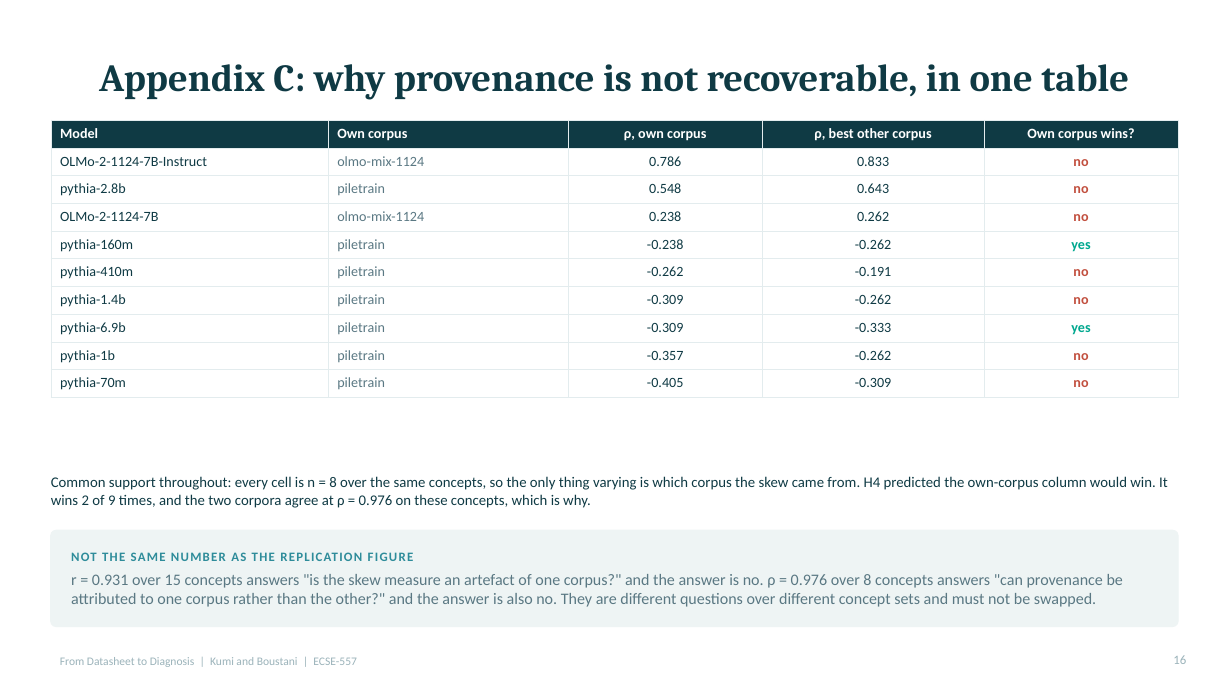
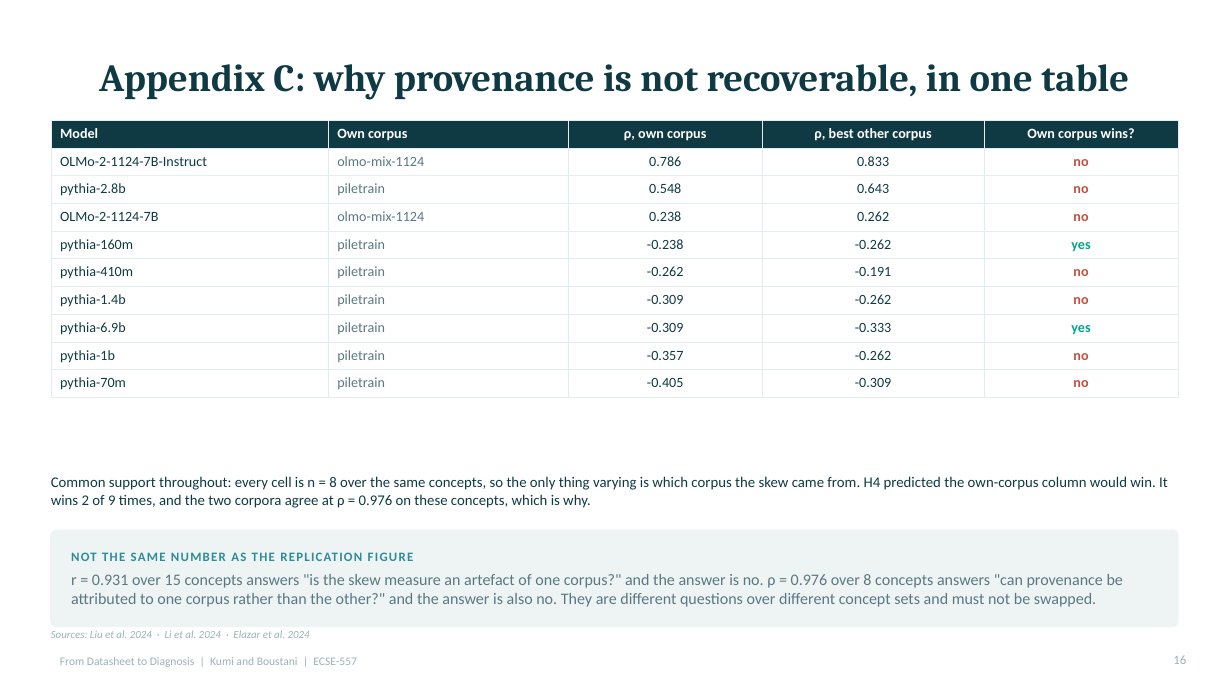
Before and after one commit to Evans-Junior/datasheet-to-diagnosis-audit, a slide deck: slide 16 of Datasheet_to_Diagnosis_Talk.pptx. Drawn at 1232x693 pixels with LibreOffice and Linux fonts; fonts in the diff are those of the drawing. Boxes give left, top, right and bottom in pixels: in the first picture for what was removed or moved away, otherwise in the second. Text is boxed around its words. In the diff, an @@ line names an element or a change of style, - is before the commit and + after.

Commit message:
Render every citation from one file, and show the gap in them
The talk deck had no reference list. Typing a bibliography onto two slides
would have created the defect this repo has logged five times: a derived
artefact with nothing tying it to its source. So docs/references.json is the
single source, figures.js reads it, and cite(id) throws on an unknown id
because a mistyped attribution must stop the build rather than print a blank
where a credit belongs. Each entry records which project document verified it.

The part worth defending is the gap. Only 15 of 25 live vignettes have a formal
citation of record; three more have a guideline identifier and no citation, and
seven have neither. All ten are quoted at first hand in the compendium and
author-reviewed against that quote, so they are sourced but not cited. The
references slide names all ten rather than dropping them, because a list that
silently omits ten of twenty-five reads as a complete one, which is the same
failure the deck criticises the Pile datasheet for two slides earlier.

check_references.py gates the file against the live vignette set in both
directions and refuses a verified claim with no DOI and no named identifier. It
caught the GINA entry on the first run.

The render caught two bugs in the citation shortener: it read 2101 out of
arXiv:2101.00027 as a year, and it missed multi-author works whose citation
does not contain the words "et al.". Both fixed, all 26 citations verified to
resolve to a sane author and year.

```diff
--- a/Datasheet_to_Diagnosis_Talk.pptx
+++ b/Datasheet_to_Diagnosis_Talk.pptx
@@ text added at [51,630,310,638], 8.5 pt, text #9BB3BA, italic @@
+Sources: Liu et al. 2024 · Li et al. 2024 · Elazar et al. 2024
```
Also in this commit, not shown: 14 other slides changed, 3 slides added, 14 other files.
